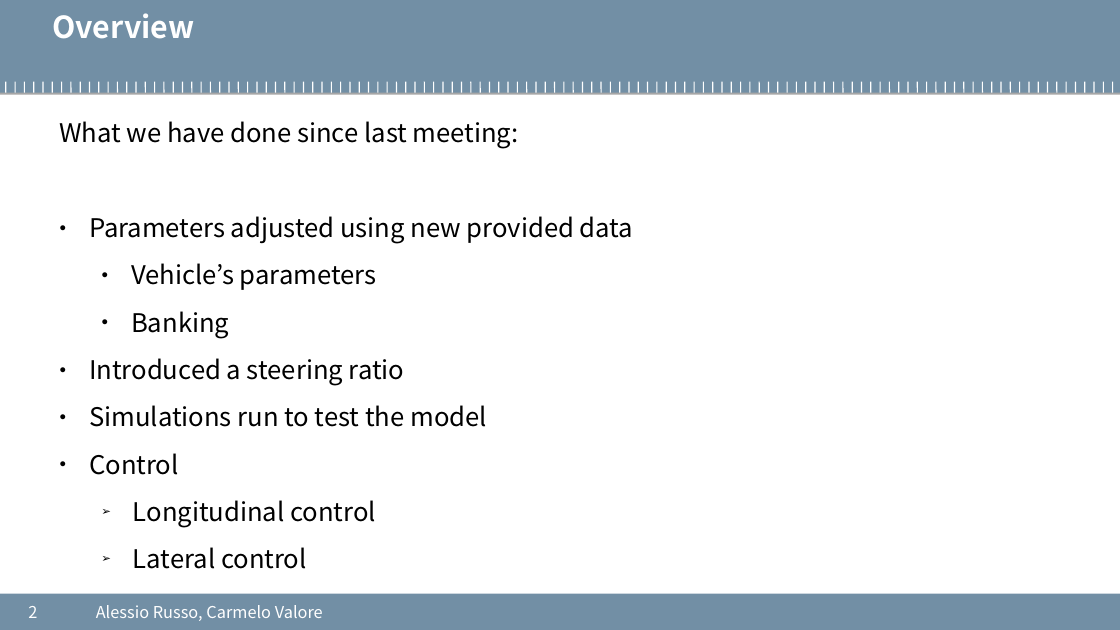
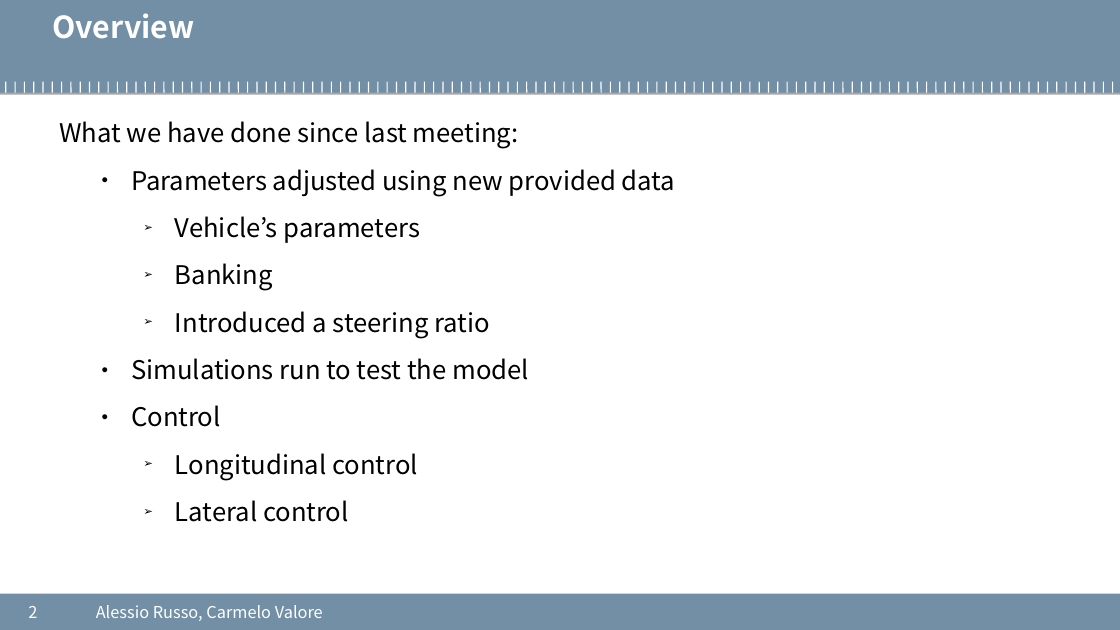
Before and after one commit to cvalore/mida2-project, a slide deck: slide 2 of presentations/20200824_meeting5.pptx. Drawn at 1120x630 pixels with LibreOffice and Linux fonts; fonts in the diff are those of the drawing; background and template pictures are left out. Boxes give left, top, right and bottom in pixels: in the first picture for what was removed or moved away, otherwise in the second. Text is boxed around its words. In the diff, an @@ line names an element or a change of style, - is before the commit and + after.

```diff
--- a/presentations/20200824_meeting5.pptx
+++ b/presentations/20200824_meeting5.pptx
@@ text at <box>131,169,675,522</box>: list level 1 to 2 in "Parameters adjusted using new provided ..."; bullet ● to ➢; list level 2 to 3 in "Vehicle’s parameters"; list level 2 to 3 in "Banking"; list level 1 to 3 in "Introduced a steering ratio"; list level 1 to 2 in "Simulations run to test the ..."; list level 1 to 2 in "Control"; list level 2 to 3 in "Longitudinal control"; list level 2 to 3 in "Lateral control" @@
```
Also in this commit, not shown: 4 other slides changed, 7 slides added, 6 slides removed.
